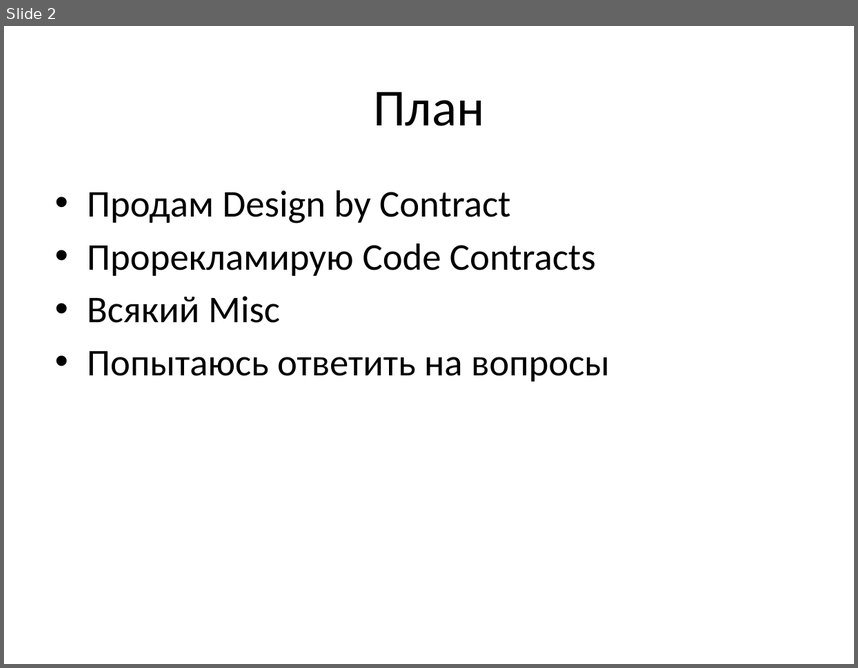
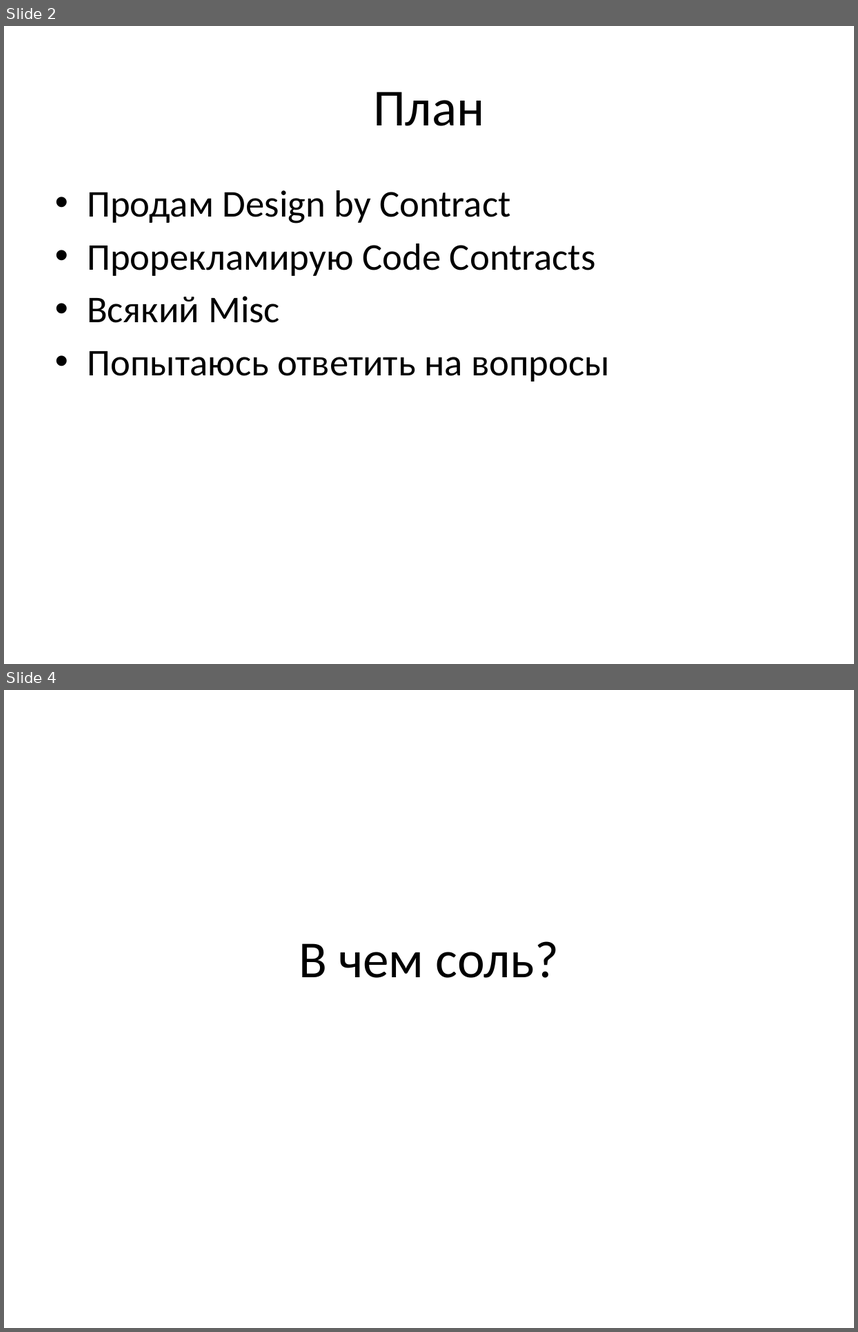
Before and after one commit to chaliy/my_talks, a slide deck: CodeContracts/Code Contracts.pptx. Shown one above the other, each under a label of ours: slide 2 before the commit, slides 2 and 4 after it; the slides between them are not shown. The pictures are 858x668 and 858x1332 pixels, drawn with LibreOffice and Linux fonts; fonts in the diff are those of the drawing. Boxes give left, top, right and bottom in pixels: in the first picture for what was removed or moved away, otherwise in the second. Text is boxed around its words. In the diff, an @@ line names an element or a change of style, - is before the commit and + after.

```diff
--- a/CodeContracts/Code Contracts.pptx
+++ b/CodeContracts/Code Contracts.pptx
@@ slide 4 added at (x1=4, y1=690, x2=854, y2=1328), background #FFFFFF @@
@@ title added at (x1=299, y1=941, x2=559, y2=978), 44 pt, text #000000 @@
+В чем соль?
```
Also in this commit, not shown: 7 other slides added, 1 slide removed, 1 other file.
